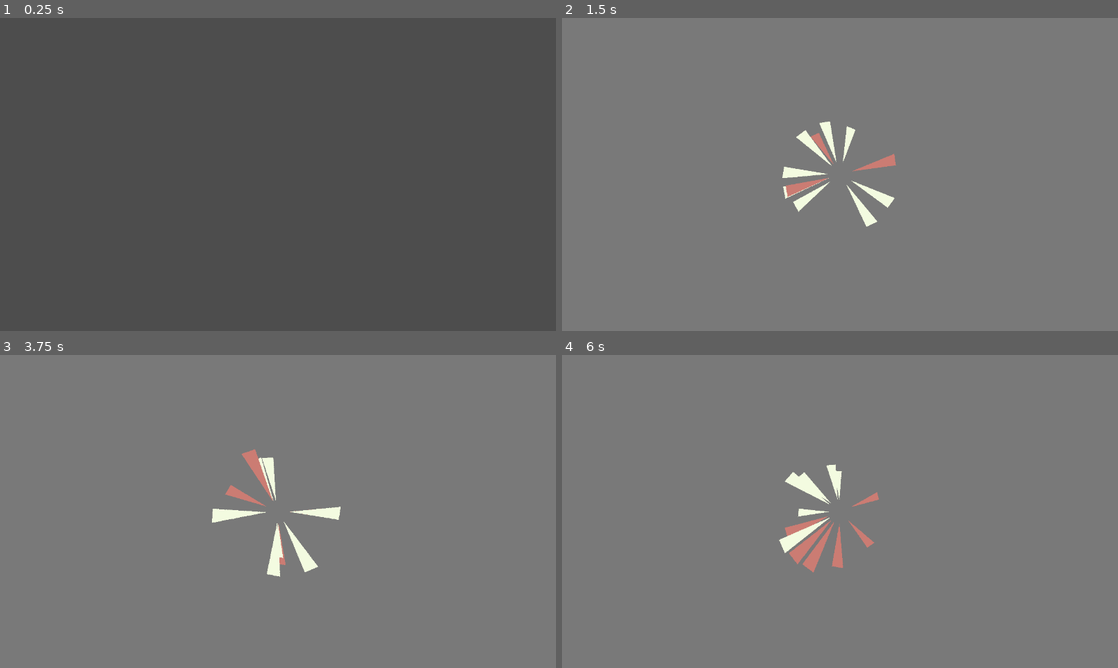
Above: before the commit, frames 1-4 (two rows, left to right).
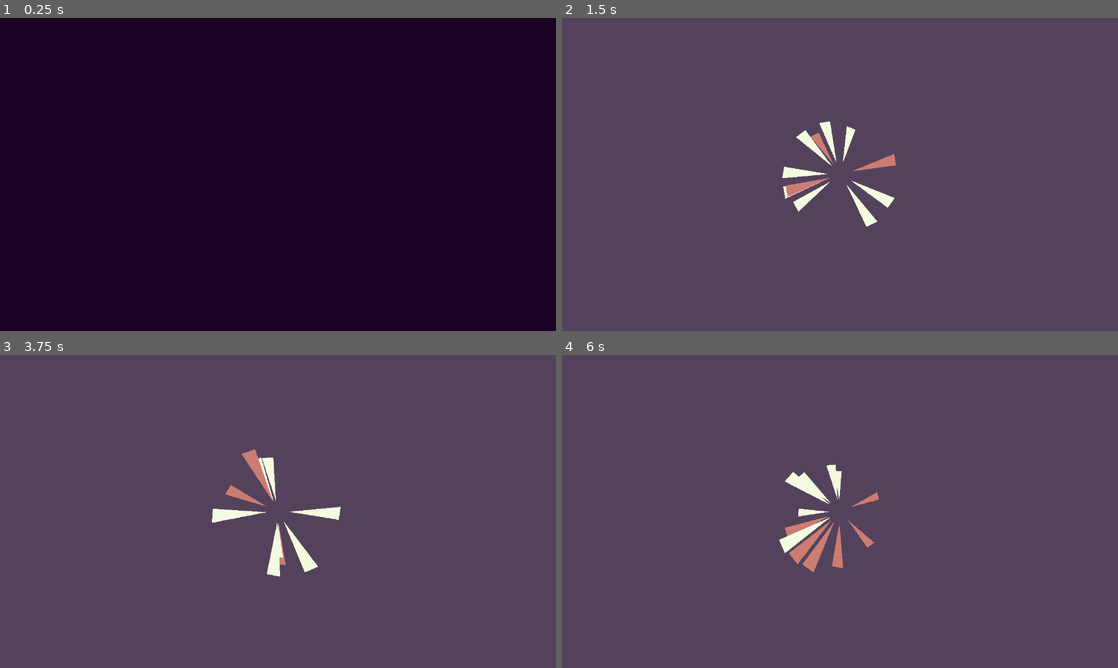
Above: after the commit, the same moments.

Repository: brenioks/Philosophers-Pit-Effects-Port
Game: Godot game, scene res://parry/scenes/main_parry.tscn
Two runs of this game, one before a commit and one after it. Both use one fixed random seed, a clock stepped at 60 frames per second and the inputs below.
Inputs (mouse positions are in pixels of both pictures, inside the frame that each line leads up to):
- Up to frame 1 (0.25 s): no input
- Up to frame 2 (1.5 s): tap Enter at 0.5 s; move the mouse to (962, 158) at 0.52 s; hold Right mouse button (parry) 0.53-1.28 s; tap Space at 1.25 s; move the mouse to (728, 190) at 1.27 s; right-click (728, 190) at 1.35 s
- Up to frame 3 (3.75 s): move the mouse to (333, 442) at 2.02 s; hold Right mouse button (parry) 2.03-2.78 s; tap Enter at 2.75 s; move the mouse to (250, 574) at 2.77 s; right-click (250, 574) at 2.85 s; tap Space at 3.5 s; move the mouse to (444, 558) at 3.52 s; hold Right mouse button (parry) from 3.53 s (still down)
- Up to frame 4 (6 s): move the mouse to (673, 464) at 4.27 s; release Right mouse button (parry) at 4.28 s; right-click (673, 464) at 4.35 s; tap Enter at 5 s; move the mouse to (867, 511) at 5.02 s; hold Right mouse button (parry) 5.03-5.78 s; tap Space at 5.75 s; move the mouse to (756, 433) at 5.77 s; right-click (756, 433) at 5.85 s

The runs differ from the first frame. In frame 1, 100% of the frame differs, in the area x 0-100%, y 0-100%; in frame 2, 99%; in frame 3, 99%; in frame 4, 98%.

Commit message:
Background colors from PPit palette

Diff:
--- a/parry/scenes/main_parry.tscn
+++ b/parry/scenes/main_parry.tscn
@@ -26,17 +26,16 @@
 [node name="Camera2D" type="Camera2D" parent="."]
 
 [node name="Background" type="ColorRect" parent="Camera2D"]
-visible = false
 anchors_preset = 15
 anchor_right = 1.0
 anchor_bottom = 1.0
-offset_left = -576.0
-offset_top = -324.0
-offset_right = 576.0
-offset_bottom = 324.0
+offset_left = -640.0
+offset_top = -360.0
+offset_right = 640.0
+offset_bottom = 360.0
 grow_horizontal = 2
 grow_vertical = 2
-color = Color(0.16924527, 0.1692453, 0.16924527, 1)
+color = Color(0.105882354, 0.011764706, 0.14901961, 1)
 
 [node name="CPUParticles2D" type="CPUParticles2D" parent="."]
 emitting = false
